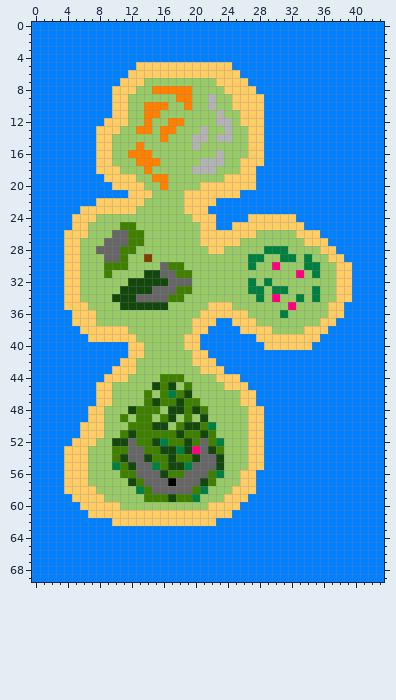
A sprite sheet gets an edit: maps/testMap.png. Above is the file before it was changed.
The file is 44x70 pixels.
The same view after the edit:
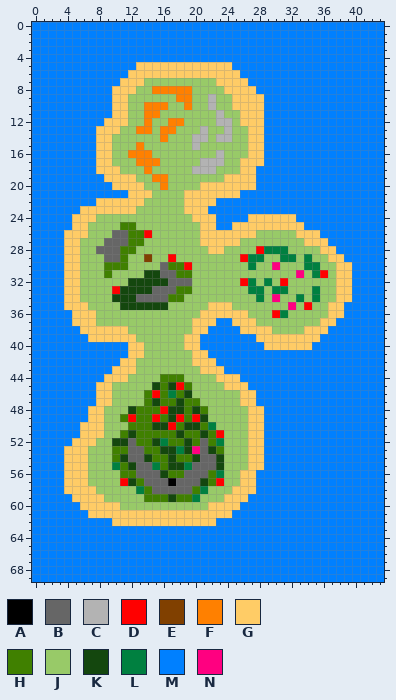
Palette (. is transparent): A #000000  B #666666  C #b3b3b3  D #ff0000  E #804000  F #ff8000  G #ffcc66  H #408000  J #98ca68  K #14470e  L #008040  M #0080ff  N #ff0080
The edit:
@@ x 0..43 @@
 25 MMMMMGGJJJJHHJJJJJJJJGGMMGGGGGGGGGMMMMMMMMMM
-26 MMMMGGGJJJBBHHJJJJJJJGGGGGGGJJJJJGGGMMMMMMMM
+26 MMMMGGGJJJBBHHDJJJJJJGGGGGGGJJJJJGGGMMMMMMMM
 27 MMMMGGJJJBBBHHJJJJJJJGGGGGJJJJJJJJGGGMMMMMMM
-28 MMMMGGJJBBBHHJJJJJJJJJGGJJJJJLLLJJJJGGMMMMMM
-29 MMMMGGJJJBBHJJEJJJJJJJJJJJJLLJJLLJLJJGGMMMMM
-30 MMMMGGJJJHHHJJJJBHHJJJJJJJJLJJNJJJLLJJGGMMMM
-31 MMMMGGJJJHJJJJKKBBHHJJJJJJJJJJJJJNJLJJGGMMMM
-32 MMMMGGJJJJJJKKKKKBBBJJJJJJJLJLJJJJJJJJGGMMMM
-33 MMMMGGJJJJJKKKKBBBHHJJJJJJJLLJLLJJJLJJGGMMMM
+28 MMMMGGJJBBBHHJJJJJJJJJGGJJJJDLLLJJJJGGMMMMMM
+29 MMMMGGJJJBBHJJEJJDJJJJJJJJDLLJJLLJLJJGGMMMMM
+30 MMMMGGJJJHHHJJJJBHHDJJJJJJJLJJNJJJLLJJGGMMMM
+31 MMMMGGJJJHJJJJKKBBHHJJJJJJJJJJJJJNJLDJGGMMMM
+32 MMMMGGJJJJJJKKKKKBBBJJJJJJDLJLJDJJJJJJGGMMMM
+33 MMMMGGJJJJDKKKKBBBHHJJJJJJJLLJLLJJJLJJGGMMMM
 34 MMMMGGJJJJKKKBBBBHHJJJJJJJJJLJNJJLJLJJGGMMMM
-35 MMMMGGGJJJJKKKKKKJJJJJGGGJJJJJJJNJJJJGGMMMMM
-36 MMMMMGGGJJJJJJJJJJJJJGGGGGGJJJJLJJJJJGGMMMMM
+35 MMMMGGGJJJJKKKKKKJJJJJGGGJJJJJJJNJDJJGGMMMMM
+36 MMMMMGGGJJJJJJJJJJJJJGGGGGGJJJDLJJJJJGGMMMMM
 37 MMMMMGGGJJJJJJJJJJJJGGGMMGGGJJJJJJJJGGMMMMMM
@@ x 10..25 @@
 44 GGJJJJHHHJJJJGGG
-45 JJJJJKHKJHJJJJGG
-46 JJJJHJHLHKJJJJJJ
+45 JJJJJKHKDHJJJJGG
+46 JJJJHDHLHKJJJJJJ
 47 JJJJHKHHKHHJJJJJ
-48 JJKHHHJKKHKHJJJJ
-49 JHJHHJHKJHJKJJJJ
-50 JJHHHKKJHKKHLJJJ
-51 JHKHHHHHKHHKHJJJ
+48 JJKHHHDKKHKHJJJJ
+49 JHDHHDHKDHDKJJJJ
+50 JJHHHKKDHKKHLJJJ
+51 JHKHHHHHKHHKHDJJ
 52 KKBHHKLHHKHBHLJJ
@@ x 9..25 @@
 56 JJHHBBBKHHBBBHLJJ
-57 JJJKHBBBABBBKHJJJ
+57 JJDKHBBBABBBKHDJJ
 58 JJJJLHBBBBBHLJJJG
